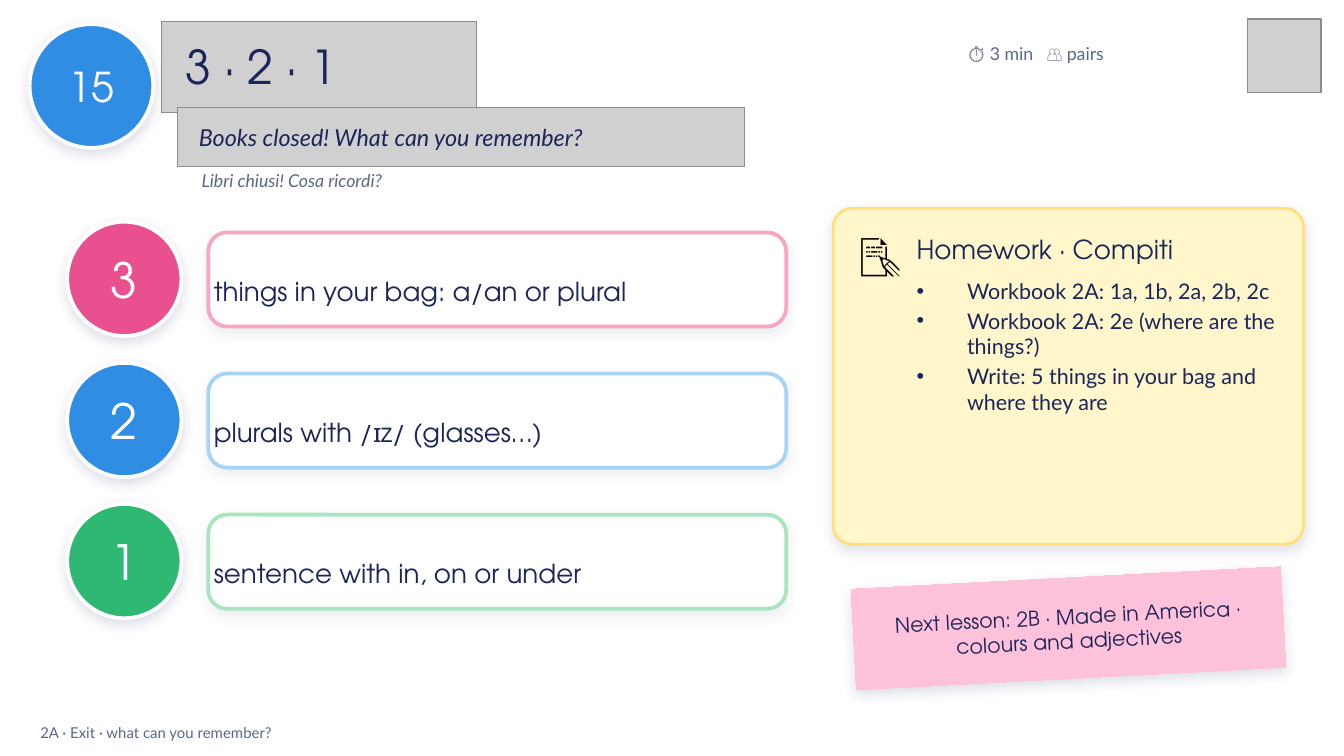
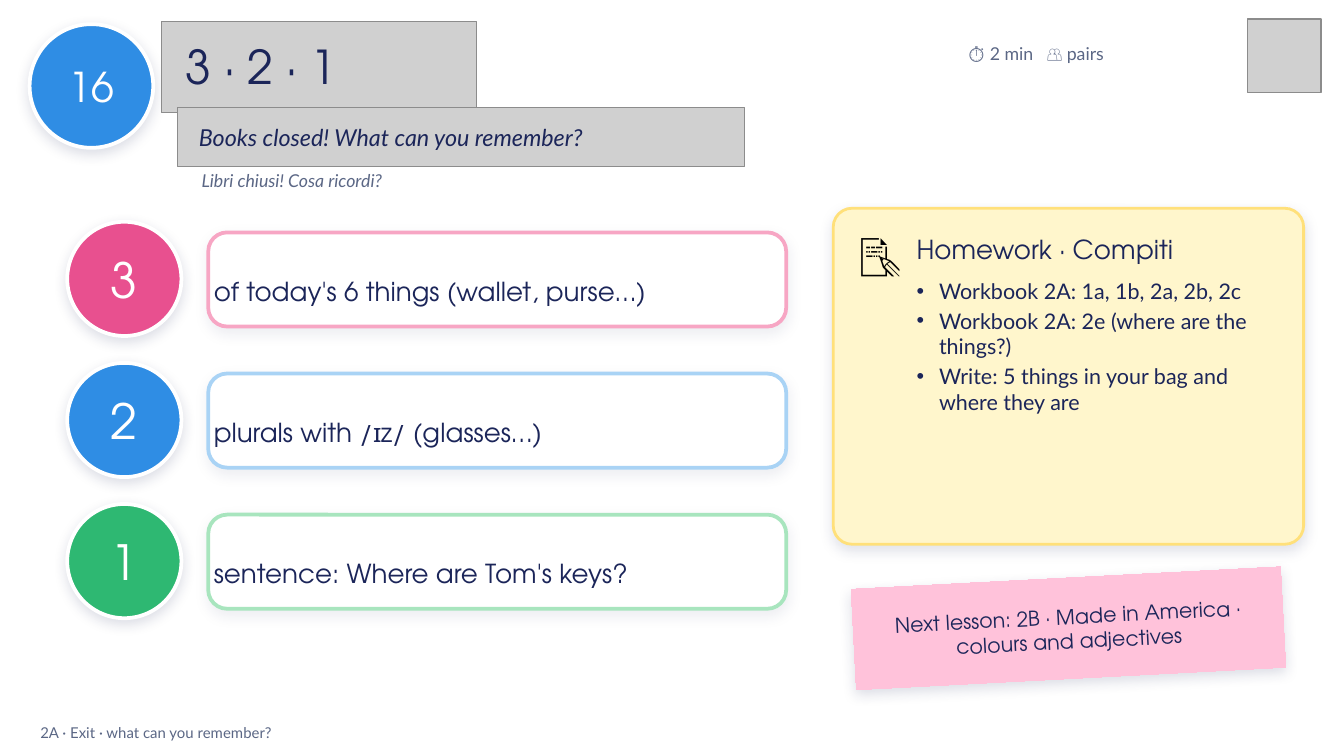
Before and after one commit to londonlanguageschool/Bagheria-, a slide deck: slide 16 of materials/EFE/EFE_2A_Tidy_or_untidy.pptx (slide 15 before the commit). Drawn at 1344x756 pixels with LibreOffice and Linux fonts; fonts in the diff are those of the drawing; grey boxes stand for pictures; background and template pictures are left out. Boxes give left, top, right and bottom in pixels: in the first picture for what was removed or moved away, otherwise in the second. Text is boxed around its words. In the diff, an @@ line names an element or a change of style, - is before the commit and + after.

```diff
--- a/materials/EFE/EFE_2A_Tidy_or_untidy.pptx
+++ b/materials/EFE/EFE_2A_Tidy_or_untidy.pptx
@@ text at box(990, 47, 1104, 63): text changed @@
-⏱ 3 min 👥 pairs
+⏱ 2 min 👥 pairs
@@ text in ellipse at box(69, 71, 114, 103): text changed @@
-15
+16
@@ text in rounded rectangle at box(214, 281, 646, 307): text changed @@
-things in your bag: a/an or plural
+of today's 6 things (wallet, purse…)
@@ text "Workbook 2A: 1a, 1b, 2a, ..." at box(939, 283, 1247, 414): indent changed @@
@@ text in rounded rectangle at box(214, 563, 627, 588): text changed @@
-sentence with in, on or under
+sentence: Where are Tom's keys?
```
Also in this commit, not shown: 11 other slides changed, 5 slides added, 3 slides removed, 2 other files.
